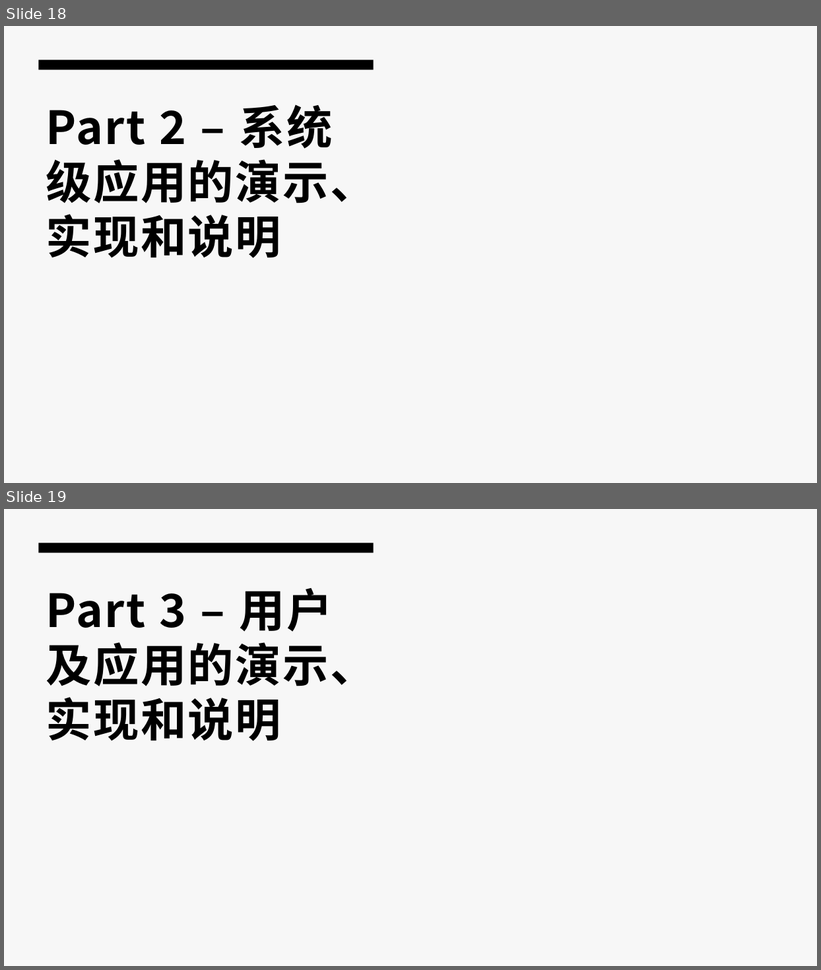
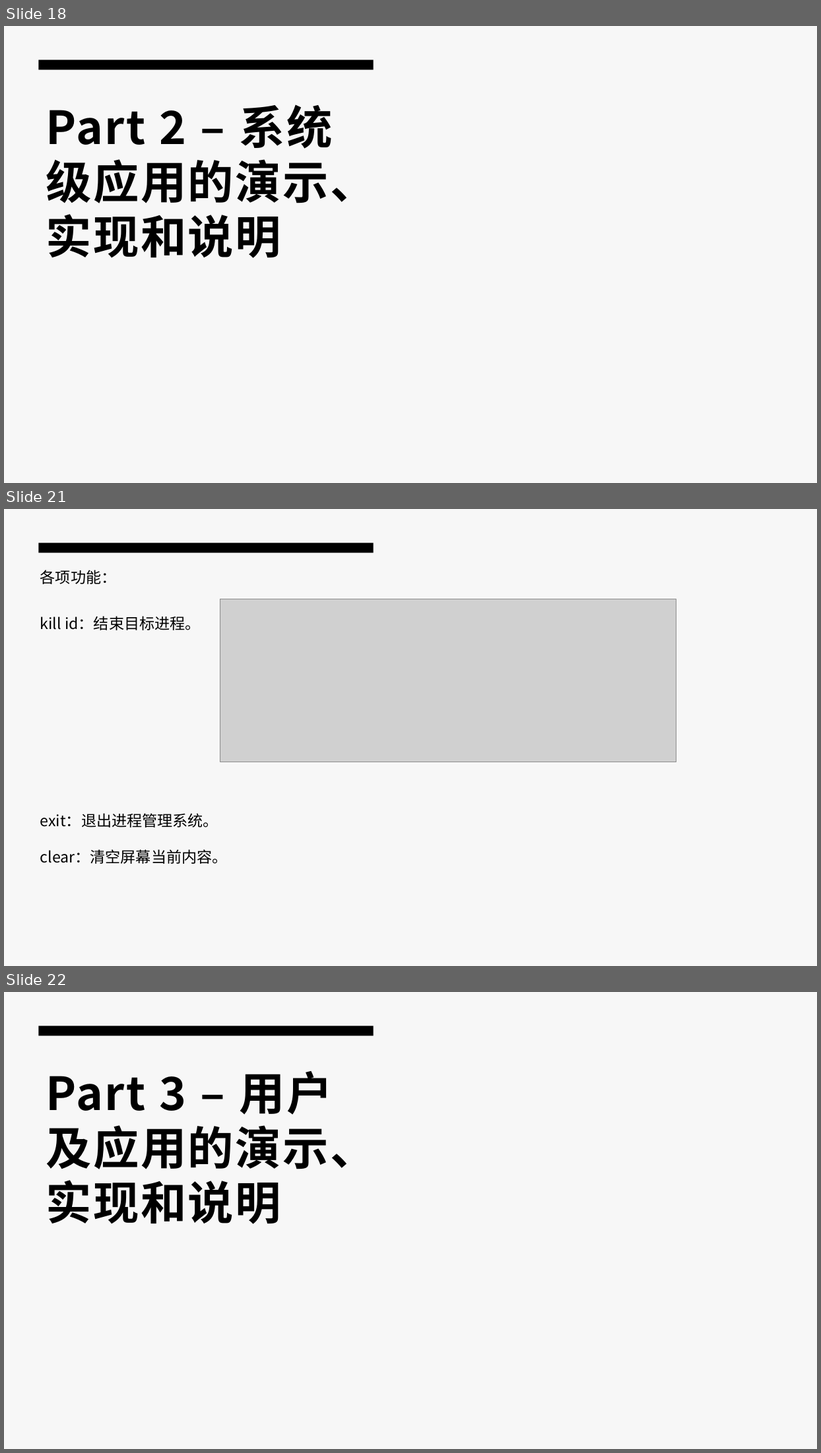
Before and after one commit to Crestina2001/OS_design, a slide deck: 19组/unknownOS - 2021年操作系统课程设计演示.pptx. Shown one above the other, each under a label of ours: slides 18 and 19 before the commit, slides 18, 21 and 22 after it; the slides between them are not shown. The pictures are 821x970 and 821x1453 pixels, drawn with LibreOffice and Linux fonts; fonts in the diff are those of the drawing; grey boxes stand for pictures. Boxes give left, top, right and bottom in pixels: in the first picture for what was removed or moved away, otherwise in the second. Text is boxed around its words. In the diff, an @@ line names an element or a change of style, - is before the commit and + after.

```diff
--- a/19组/unknownOS - 2021年操作系统课程设计演示.pptx
+++ b/19组/unknownOS - 2021年操作系统课程设计演示.pptx
@@ slide 21 added at (x1=4, y1=509, x2=817, y2=966), background #F7F7F7; not listed: 1 template element that a slide beside it also shows @@
@@ text added at (x1=40, y1=570, x2=116, y2=584), 18 pt, text #000000 @@
+各项功能：
@@ picture added at (x1=220, y1=599, x2=677, y2=762) @@
@@ text added at (x1=40, y1=616, x2=201, y2=630), 18 pt, text #000000 @@
+kill id：结束目标进程。
@@ text added at (x1=40, y1=813, x2=228, y2=864), 18 pt, text #000000 @@
+exit：退出进程管理系统。
+clear：清空屏幕当前内容。
@@ what was slide 19 is now slide 22 @@
```
Also in this commit, not shown: 4 other slides added.
